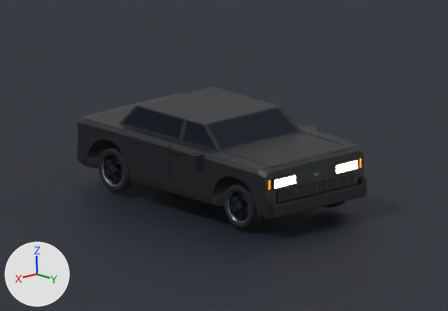
The Blender file assets/cars/ns-bulwark-01.blend as it was, and as the next commit left it.
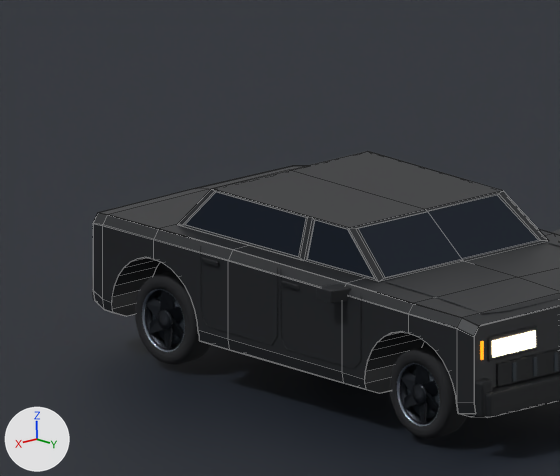
Each version appears first from the file's camera 'studio-camera', and next in a close-up on the part from 7% to 69% of the width and 4% to 79% of the height. The axes (+X, +Y, +Z) are drawn at lower left. The lights are the same throughout. The last two pictures show the newer version. The close-ups show mesh edges as thin lines.

Before the edit, the objects in view are built like this:
```python
ob_coachwork = bpy.data.objects.new('coachwork', me_coachwork)
ob_coachwork.parent = ob_body_shell
ob_coachwork.location = (0.0, 0.0, 0.0)
ob_greenhouse = bpy.data.objects.new('greenhouse', me_greenhouse)
ob_greenhouse.parent = ob_body_shell
ob_greenhouse.location = (0.0, 0.0, 0.0)
ob_headlight_recess_right = bpy.data.objects.new('headlight-recess-right', me_headlight_recess_right)
ob_headlight_recess_right.parent = ob_body_shell
ob_headlight_recess_right.location = (0.0, 0.0, 0.0)
# also in view: 'tire-rear-right' at (0.92, -1.48, 0.4); 'six-spoke-front-right' at (1.0, 1.48, 0.4); 'front-bumper' at (0.0, 2.12, 0.45); 'headlight-right' at (0.66, 2.17, 0.88); 'six-spoke-rear-right' at (1.0, -1.48, 0.4)
```
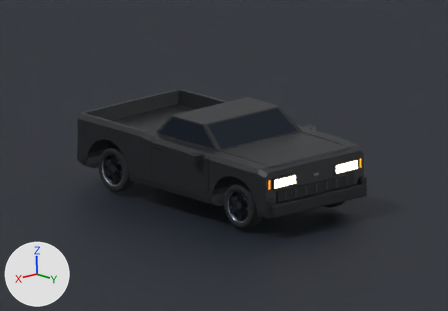
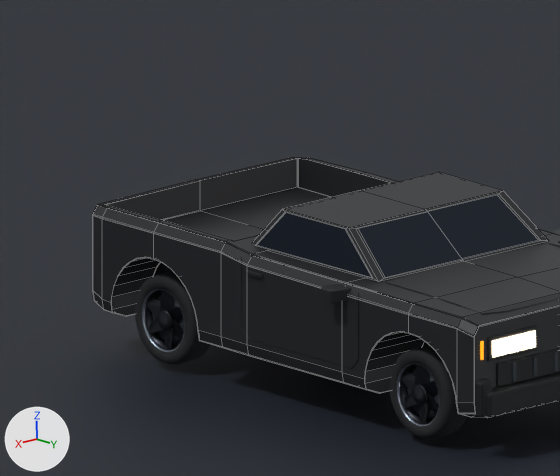
ob_clearance_bed_opening is not drawn itself; it is used by a modifier of ob_coachwork.

Location of each change, [x1, y1, x2, y2] in pixels of the close-ups (560 x 476 px; the box of a moved part takes in the faces that stretch with it):
```json
{"object": "coachwork", "change": "reshaped, modifiers changed", "before": [93, 166, 560, 418], "after": [93, 157, 560, 418]}
{"object": "greenhouse", "change": "reshaped", "before": [177, 151, 549, 282], "after": [253, 172, 549, 282], "on screen": "20% narrower, 16% shorter"}
{"part": 1, "of": "me_coachwork", "change": "moved or reshaped", "before": [93, 166, 553, 383], "after": [93, 157, 553, 383]}
{"part": 2, "of": "me_greenhouse", "change": "cut back", "before": [177, 151, 473, 282], "after": [253, 172, 473, 282]}
```

Scene script edits in JSON lines:
```json
{"block": "me_coachwork", "where": "# used by ob_coachwork; parent = ob_body_shell; location = (0.0, 0.0, 0.0)"}
{"op": "remove", "block": "me_coachwork", "code": "me_coachwork.from_pydata(...)  # 96 vertices, 86 faces; spans x -1.15..1.15, y -2.26..2.14, z 0.29..1.16"}
{"op": "add", "block": "me_coachwork", "code": "me_coachwork.from_pydata(...)  # 108 vertices, 98 faces; spans x -1.15..1.15, y -2.26..2.14, z 0.29..1.22"}
{"block": "me_coachwork", "change": "me_coachwork part 1: 15 vertices moved from x -1.14..1.14, y -2.26..-0.62, z 1.03..1.16 to x -1.14..1.14, y -2.26..-0.4, z 1.09..1.22; 12 vertices removed from x -1.15..1.15, y -2.26..-0.62, z 0.29..1.14; 24 vertices added at x -1.15..1.15, y -2.26..-0.4, z 0.29..1.21"}
{"block": "me_greenhouse", "where": "# used by ob_greenhouse; parent = ob_body_shell; location = (0.0, 0.0, 0.0)"}
{"op": "remove", "block": "me_greenhouse", "code": "me_greenhouse.from_pydata(...)  # 60 vertices, 56 faces; spans x -0.92..0.92, y -1.46..0.86, z 1.15..1.5"}
{"op": "add", "block": "me_greenhouse", "code": "me_greenhouse.from_pydata(...)  # 40 vertices, 38 faces; spans x -0.92..0.92, y -0.62..0.86, z 1.15..1.5"}
{"block": "me_greenhouse", "change": "me_greenhouse part 2"}
{"block": "me_greenhouse", "change": "28 vertices are removed from x -0.92..0.92, y -1.46..0.02, z 1.15..1.49"}
{"block": "me_greenhouse", "change": "37 faces are deleted"}
{"block": "me_greenhouse", "change": "6 vertices in x -0.9..0.9, y 0.41..0.82, z 1.17..1.48 move by (0.0, -0.03, 0.0)"}
{"block": "me_greenhouse", "change": "14 vertices move from x -0.9..0.9, y -0.07..0.41, z 1.18..1.49 to x -0.91..0.91, y -0.54..0.39, z 1.17..1.49"}
{"block": "me_greenhouse", "change": "8 vertices are added at x -0.92..0.92, y -0.62..-0.56, z 1.15..1.18"}
{"block": "me_greenhouse", "change": "10 new faces join them, mat_car_paint (dark grey #2b2d30)"}
{"block": "me_greenhouse", "change": "8 new faces join them, mat_rubber_trim (black #101418)"}
{"block": "me_greenhouse", "change": "1 new face joins them, mat_smoked_glass (dark blue #111d2c)"}
{"op": "add", "block": "me_clearance_bed_opening", "code": ["me_clearance_bed_opening = bpy.data.meshes.new('clearance-bed-opening')", "me_clearance_bed_opening.from_pydata(...)  # a box spanning x -1.03..1.03, y -2.2..-0.68, z 0.95..2.0", "me_clearance_bed_opening.materials.append(mat_rubber_trim)  # black #101418"]}
{"op": "add", "block": "ob_coachwork", "code": "_m = ob_coachwork.modifiers.new('Load bed', 'BOOLEAN')"}
{"op": "add", "block": "ob_coachwork", "code": "_m.object = ob_clearance_bed_opening"}
{"op": "add", "block": "ob_clearance_bed_opening", "code": ["ob_clearance_bed_opening = bpy.data.objects.new('clearance-bed-opening', me_clearance_bed_opening)", "ob_clearance_bed_opening.location = (0.0, 0.0, 0.0)", "ob_clearance_bed_opening.hide_render = True"]}
```
